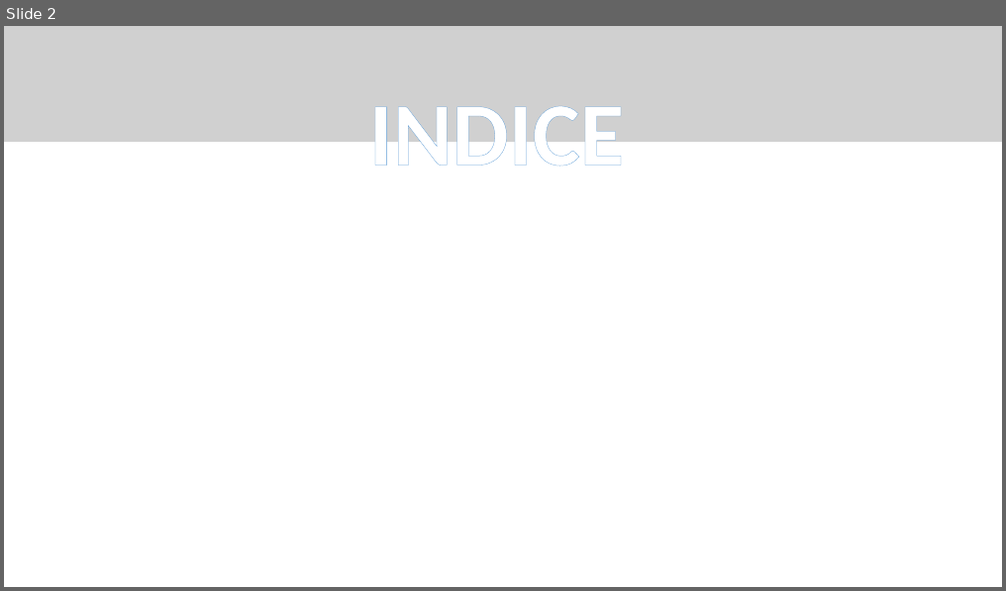
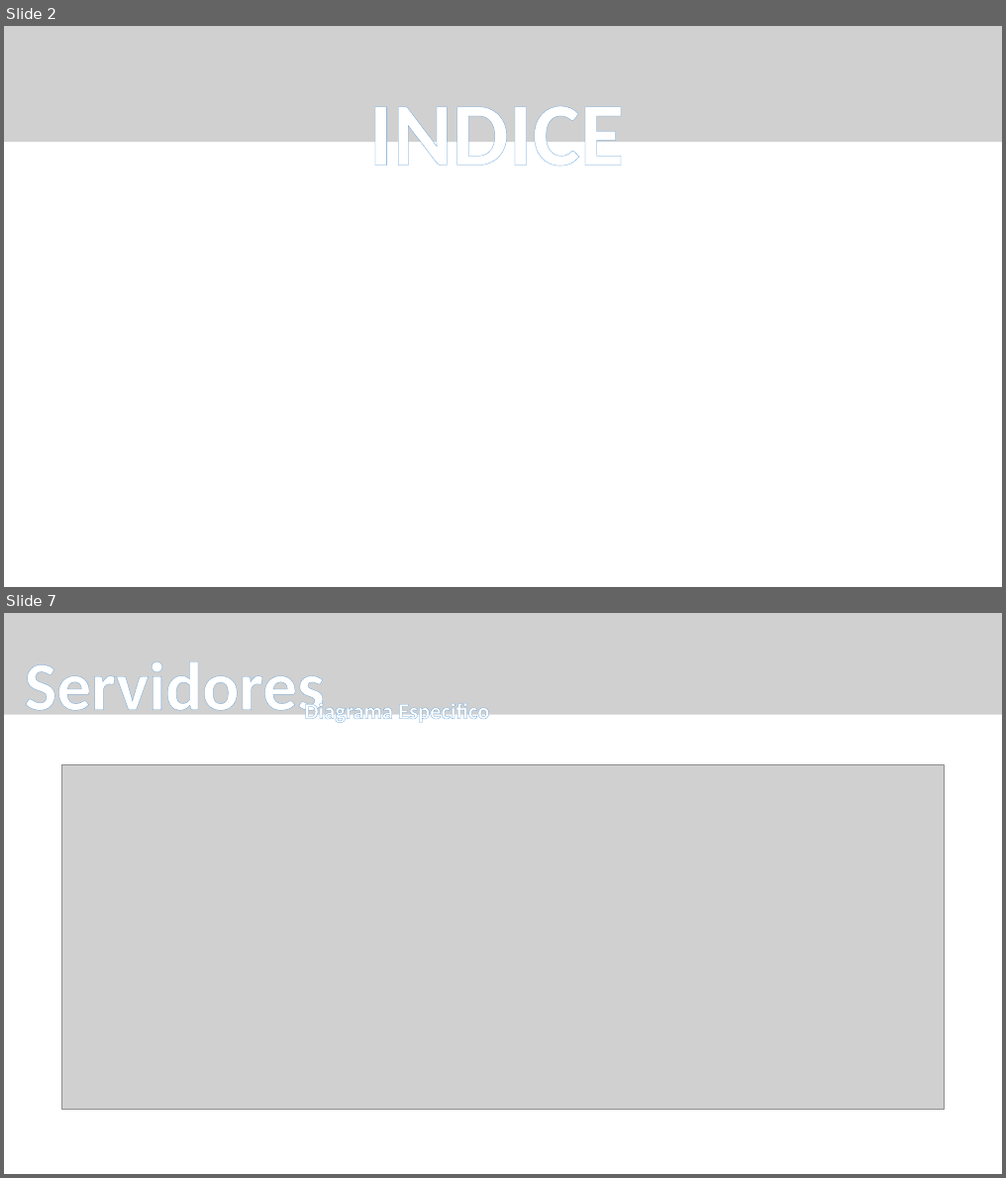
Before and after one commit to CBujeda/TFG-PROYECT-Nine_Image_Board, a slide deck: Documentation/presentación/NIB 0.1.1 - PRESENTATION .pptx. Shown one above the other, each under a label of ours: slide 2 before the commit, slides 2 and 7 after it; the slides between them are not shown. The pictures are 1006x591 and 1006x1178 pixels, drawn with LibreOffice and Linux fonts; fonts in the diff are those of the drawing; grey boxes stand for pictures. Boxes give left, top, right and bottom in pixels: in the first picture for what was removed or moved away, otherwise in the second. Text is boxed around its words. In the diff, an @@ line names an element or a change of style, - is before the commit and + after.

```diff
--- a/Documentation/presentación/NIB 0.1.1 - PRESENTATION .pptx
+++ b/Documentation/presentación/NIB 0.1.1 - PRESENTATION .pptx
@@ slide 7 added at (x1=4, y1=613, x2=1002, y2=1174), background #FFFFFF @@
@@ freeform shape added at (x1=4, y1=613, x2=1002, y2=707), fill #4472C4 @@
@@ picture added at (x1=4, y1=613, x2=1002, y2=715) @@
@@ text added at (x1=25, y1=662, x2=325, y2=727), 66 pt, text pattern #9DC3E6 on #FFFFFF, bold @@
+Servidores
@@ text added at (x1=304, y1=699, x2=489, y2=725), 21.4 pt, text pattern #9DC3E6 on #FFFFFF, bold @@
+Diagrama Especifico
@@ picture added at (x1=61, y1=765, x2=944, y2=1110) @@
```
Also in this commit, not shown: 1 slide changed, 3 other slides added, 1 slide removed.
